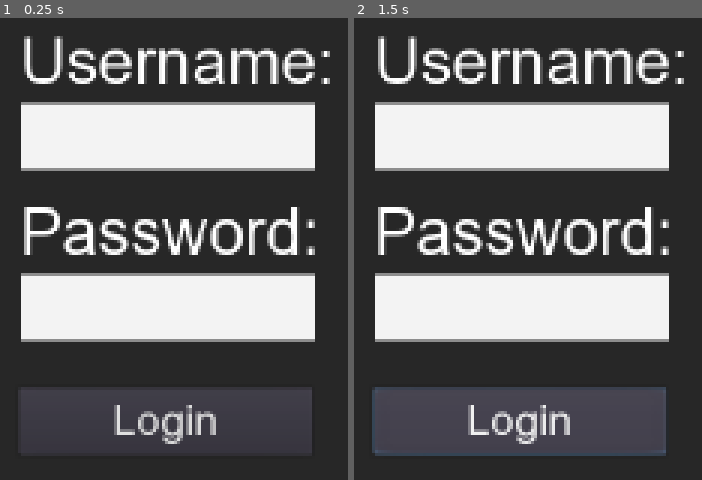
Above: before the commit, frames 1-2 (left to right).
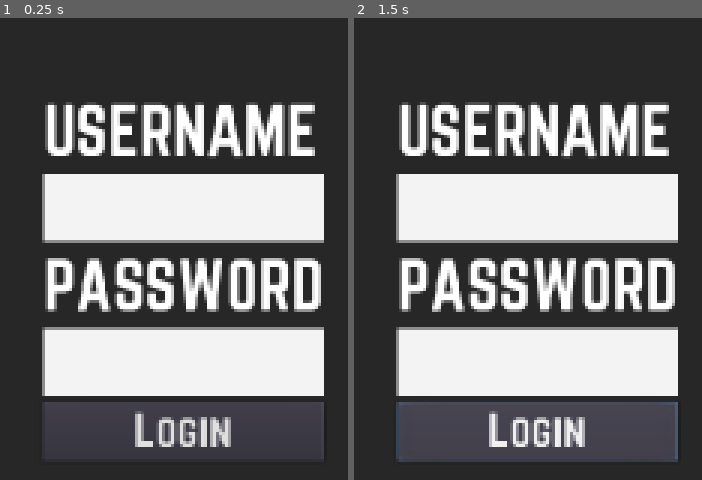
Above: after the commit, the same moments.

Repository: Maigal/gorace
Game: Godot game, scene res://Login.tscn
The game is run twice, just before and just after one commit, with the same random seed, the same clock (stepped at 60 frames per second) and the same inputs.
Inputs:
- Up to frame 1 (0.25 s): no input
- Up to frame 2 (1.5 s): click "Login" at 0.5 s; tap Enter at 1.25 s; hold Right (move_right) from 1.28 s (still down)

The runs differ from the first frame. In frame 1, 50% of the frame differs, in the area x 6-95%, y 3-96%; in frame 2, 51%, in the area x 5-95%, y 3-97%.

Commit message:
login mejor ordenado

Diff:
--- a/client/Login.gd
+++ b/client/Login.gd
@@ -5,4 +5,4 @@
 
 func get_login_error_message(message):
 	print('msg: ', message)
-	$CanvasLayer/ColorRect/Container/ErrorMessage.text = message
+	$CanvasLayer/ColorRect/ErrorMessage.text = message
--- a/client/Login.tscn
+++ b/client/Login.tscn
@@ -1,26 +1,26 @@
 [gd_scene load_steps=8 format=2]
 
-[ext_resource path="res://assets/ARIAL.TTF" type="DynamicFontData" id=1]
 [ext_resource path="res://Login.gd" type="Script" id=2]
+[ext_resource path="res://assets/norwester.otf" type="DynamicFontData" id=3]
 
 [sub_resource type="DynamicFont" id=1]
 size = 48
-font_data = ExtResource( 1 )
+font_data = ExtResource( 3 )
 
 [sub_resource type="StyleBoxFlat" id=2]
 bg_color = Color( 0.952941, 0.952941, 0.952941, 1 )
 
 [sub_resource type="DynamicFont" id=3]
 size = 32
-font_data = ExtResource( 1 )
+font_data = ExtResource( 3 )
 
 [sub_resource type="DynamicFont" id=4]
 size = 32
-font_data = ExtResource( 1 )
+font_data = ExtResource( 3 )
 
 [sub_resource type="DynamicFont" id=5]
 size = 32
-font_data = ExtResource( 1 )
+font_data = ExtResource( 3 )
 
 [node name="Login" type="Node2D" groups=[
 "login",
@@ -34,87 +34,85 @@
 anchor_bottom = 1.0
 color = Color( 0.152941, 0.152941, 0.152941, 1 )
 __meta__ = {
-"_edit_use_anchors_": true
+"_edit_use_anchors_": false
 }
 
-[node name="Container" type="Control" parent="CanvasLayer/ColorRect"]
+[node name="Container" type="VBoxContainer" parent="CanvasLayer/ColorRect"]
 anchor_left = 0.5
 anchor_top = 0.5
 anchor_right = 0.5
 anchor_bottom = 0.5
-margin_left = -118.0
-margin_top = -150.0
-margin_right = 118.0
-margin_bottom = 150.0
+margin_left = -100.0
+margin_top = -100.0
+margin_right = 110.0
+margin_bottom = 177.0
+alignment = 1
 __meta__ = {
 "_edit_use_anchors_": false
 }
 
 [node name="LabelUsername" type="Label" parent="CanvasLayer/ColorRect/Container"]
-margin_right = 236.0
-margin_bottom = 55.0
+margin_right = 210.0
+margin_bottom = 58.0
 custom_fonts/font = SubResource( 1 )
-text = "Username:"
-
-[node name="InputUsername" type="TextEdit" parent="CanvasLayer/ColorRect/Container"]
-margin_left = 1.12244
-margin_top = 59.0
-margin_right = 221.122
-margin_bottom = 109.0
-custom_styles/normal = SubResource( 2 )
-custom_fonts/font = SubResource( 3 )
-custom_colors/font_color = Color( 0, 0, 0, 1 )
-custom_colors/background_color = Color( 1, 0.976471, 0.976471, 1 )
+text = "USERNAME"
 __meta__ = {
 "_edit_use_anchors_": false
 }
 
-[node name="LabelPassword" type="Label" parent="CanvasLayer/ColorRect/Container"]
-margin_top = 128.103
-margin_right = 236.0
-margin_bottom = 183.103
-custom_fonts/font = SubResource( 1 )
-text = "Password:"
-
-[node name="InputPassword" type="TextEdit" parent="CanvasLayer/ColorRect/Container"]
-margin_left = 1.12244
-margin_top = 186.961
-margin_right = 221.122
-margin_bottom = 236.961
+[node name="InputUsername" type="LineEdit" parent="CanvasLayer/ColorRect/Container"]
+margin_top = 62.0
+margin_right = 210.0
+margin_bottom = 112.0
+rect_min_size = Vector2( 0, 50 )
 custom_styles/normal = SubResource( 2 )
 custom_fonts/font = SubResource( 3 )
 custom_colors/font_color = Color( 0, 0, 0, 1 )
-custom_colors/background_color = Color( 1, 0.976471, 0.976471, 1 )
-__meta__ = {
-"_edit_use_anchors_": false
-}
+max_length = 12
+
+[node name="LabelPassword" type="Label" parent="CanvasLayer/ColorRect/Container"]
+margin_top = 116.0
+margin_right = 210.0
+margin_bottom = 174.0
+custom_fonts/font = SubResource( 1 )
+text = "PASSWORD"
+
+[node name="InputPassword" type="LineEdit" parent="CanvasLayer/ColorRect/Container"]
+margin_top = 178.0
+margin_right = 210.0
+margin_bottom = 228.0
+rect_min_size = Vector2( 0, 50 )
+custom_styles/normal = SubResource( 2 )
+custom_fonts/font = SubResource( 3 )
+custom_colors/font_color = Color( 0, 0, 0, 1 )
+max_length = 12
+secret = true
+secret_character = "#"
 
 [node name="Button" type="Button" parent="CanvasLayer/ColorRect/Container"]
-anchor_left = 0.5
-anchor_top = 0.5
-anchor_right = 0.5
-anchor_bottom = 0.5
-margin_left = -118.246
-margin_top = 121.833
-margin_right = 101.754
-margin_bottom = 171.833
+margin_top = 232.0
+margin_right = 210.0
+margin_bottom = 277.0
 custom_fonts/font = SubResource( 4 )
 text = "Login"
 __meta__ = {
 "_edit_use_anchors_": false
 }
 
-[node name="ErrorMessage" type="Label" parent="CanvasLayer/ColorRect/Container"]
-anchor_left = 0.457
-anchor_top = 1.179
-anchor_right = 0.457
-anchor_bottom = 1.179
-margin_left = -36.0144
-margin_top = -18.0839
-margin_right = 35.9856
-margin_bottom = 17.9161
+[node name="ErrorMessage" type="Label" parent="CanvasLayer/ColorRect"]
+modulate = Color( 0.611765, 0.113725, 0.113725, 1 )
+anchor_left = 0.503
+anchor_top = 0.731
+anchor_right = 0.503
+anchor_bottom = 0.731
+margin_left = -200.152
+margin_top = -17.9204
+margin_right = 199.848
+margin_bottom = 18.0796
 custom_fonts/font = SubResource( 5 )
 align = 1
+valign = 1
+autowrap = true
 __meta__ = {
 "_edit_use_anchors_": false
 }
